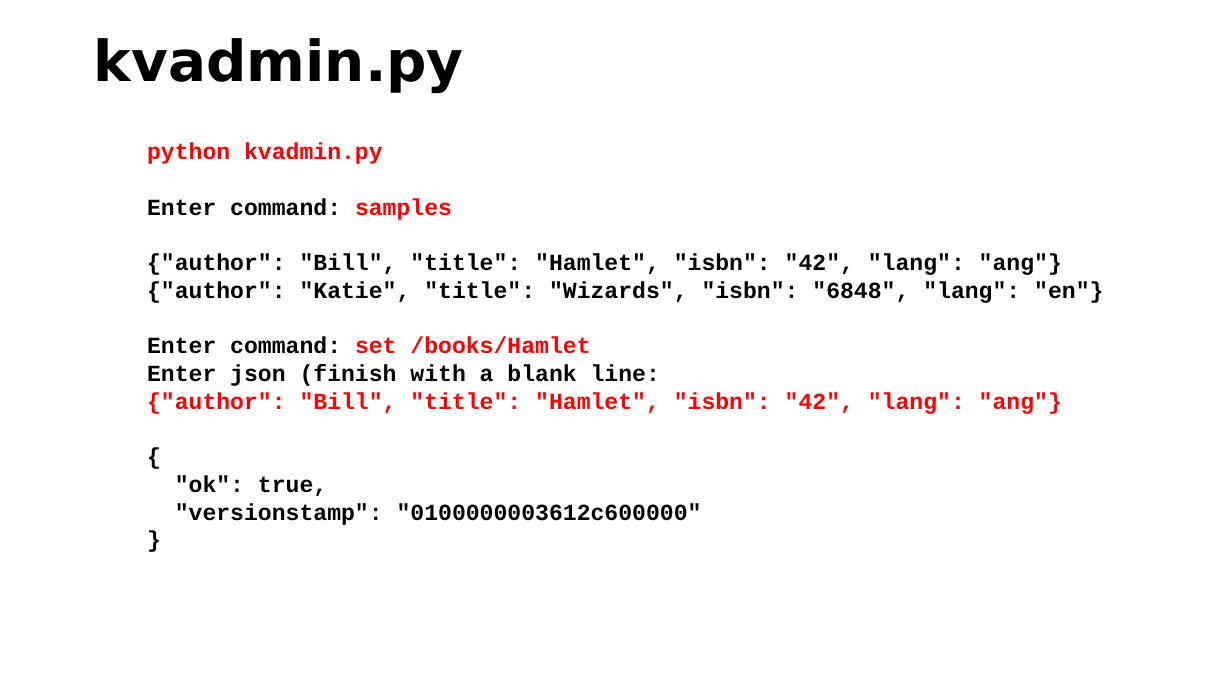
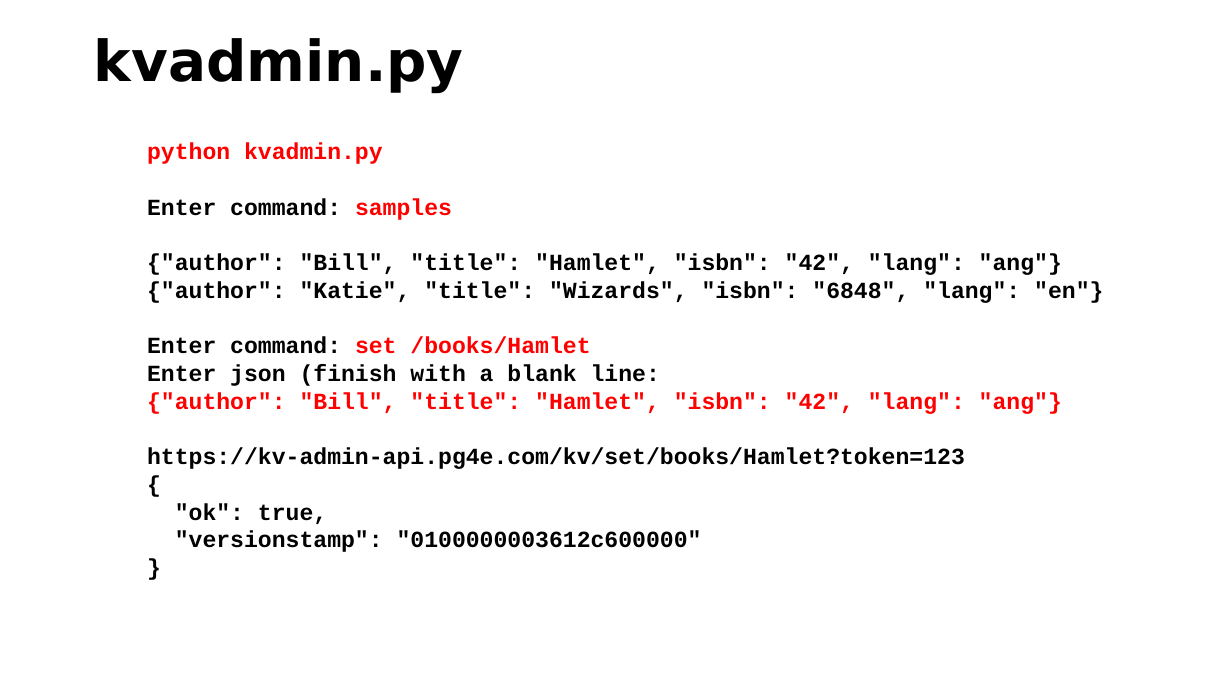
Before and after one commit to csev/pg4e, a slide deck: slide 39 of lectures/07-DenoKV.pptx (slide 38 before the commit). Drawn at 1232x693 pixels with LibreOffice and Linux fonts; fonts in the diff are those of the drawing. Boxes give left, top, right and bottom in pixels: in the first picture for what was removed or moved away, otherwise in the second. Text is boxed around its words. In the diff, an @@ line names an element or a change of style, - is before the commit and + after.

```diff
--- a/lectures/07-DenoKV.pptx
+++ b/lectures/07-DenoKV.pptx
@@ text at bbox=[147, 447, 965, 469]: paragraph added @@
+https://kv-admin-api.pg4e.com/kv/set/books/Hamlet?token=123
```
Also in this commit, not shown: 9 other slides changed, 4 slides added, 5 slides removed, 1 other file.
